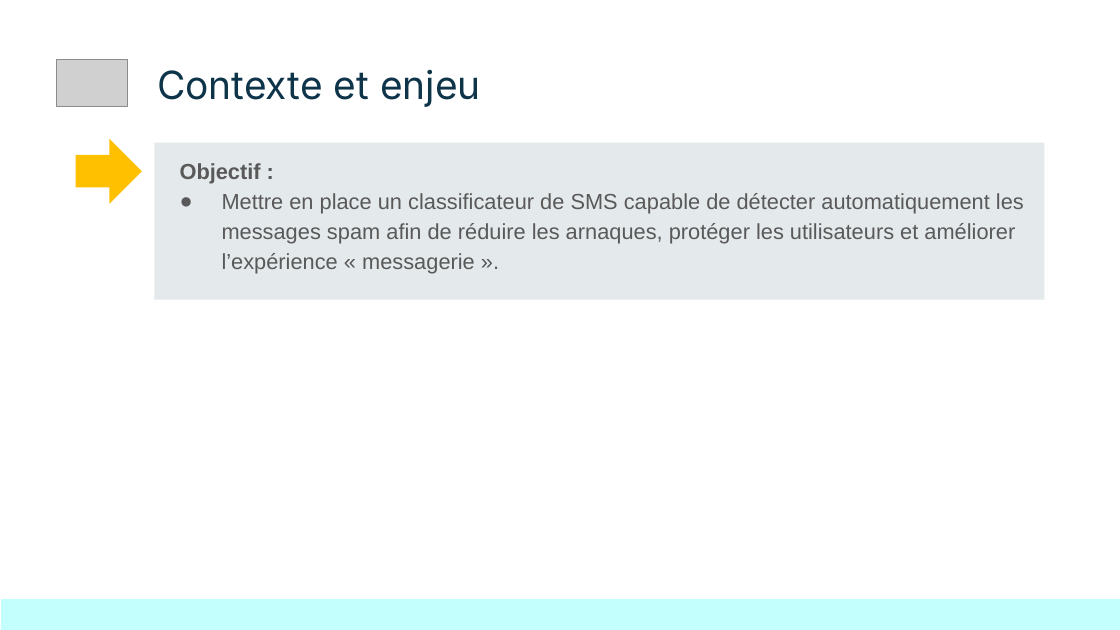
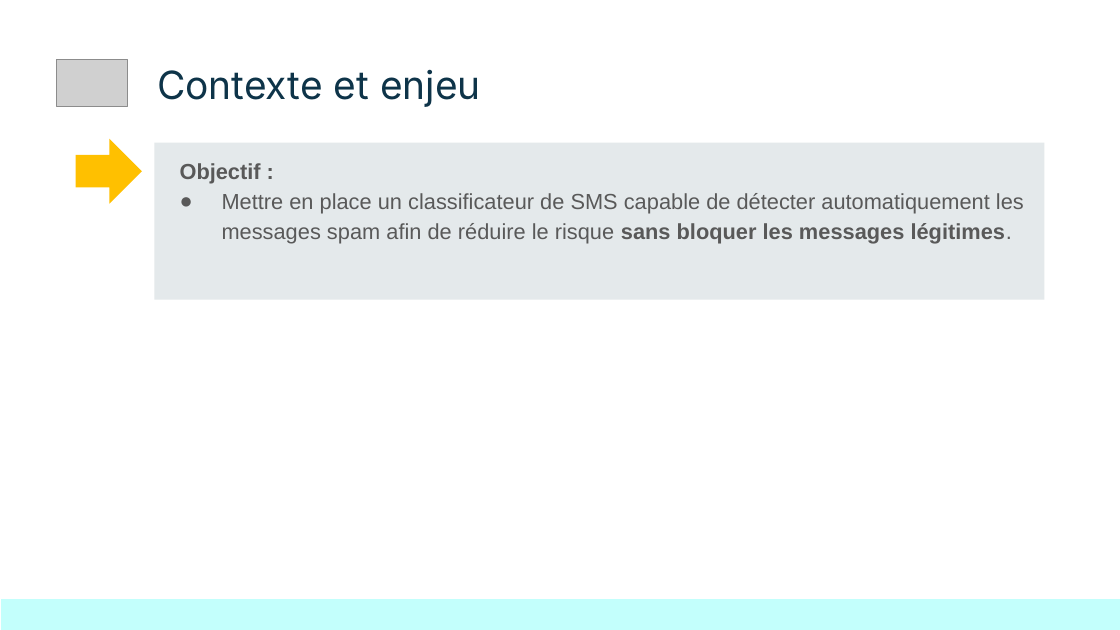
Before and after one commit to jyvuillequez/Bloc_04_Projet_ATnT, a slide deck: slide 2 of présentation/Bloc_04_Projet_ATnT.pptx. Drawn at 1120x630 pixels with LibreOffice and Linux fonts; fonts in the diff are those of the drawing; grey boxes stand for pictures. Boxes give left, top, right and bottom in pixels: in the first picture for what was removed or moved away, otherwise in the second. Text is boxed around its words. In the diff, an @@ line names an element or a change of style, - is before the commit and + after.

Commit message:
MAJ présentation

```diff
--- a/présentation/Bloc_04_Projet_ATnT.pptx
+++ b/présentation/Bloc_04_Projet_ATnT.pptx
@@ text at bbox=[222, 193, 1024, 244]: text changed @@
-● Mettre en place un classificateur de SMS capable de détecter automatiquement les messages spam afin de réduire les arnaques, protéger les utilisateurs et améliorer l’expérience « messagerie ».
+● Mettre en place un classificateur de SMS capable de détecter automatiquement les messages spam afin de réduire le risque sans bloquer les messages légitimes.
```
Also in this commit, not shown: 5 other slides changed, 2 other files.
